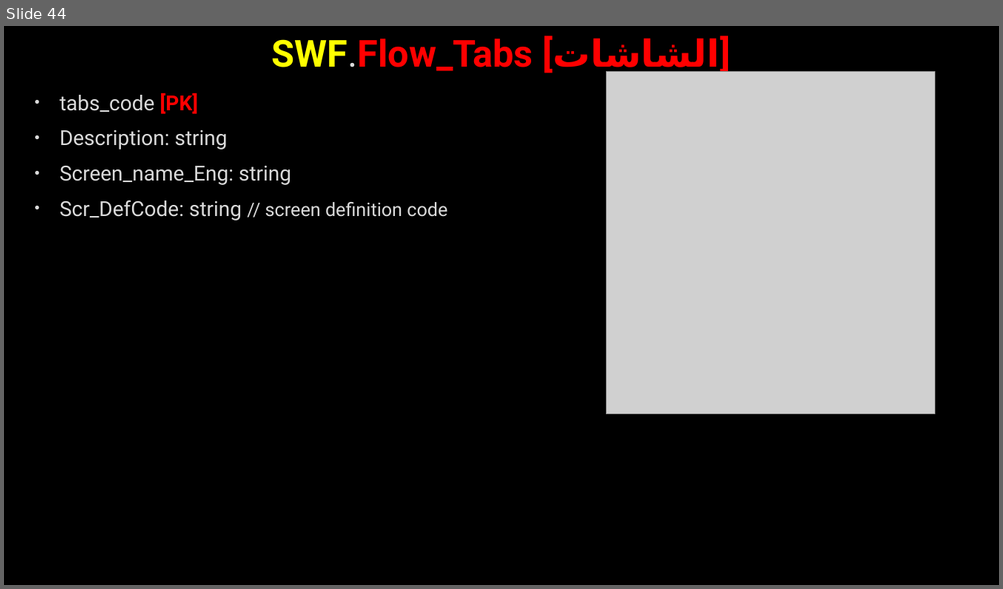
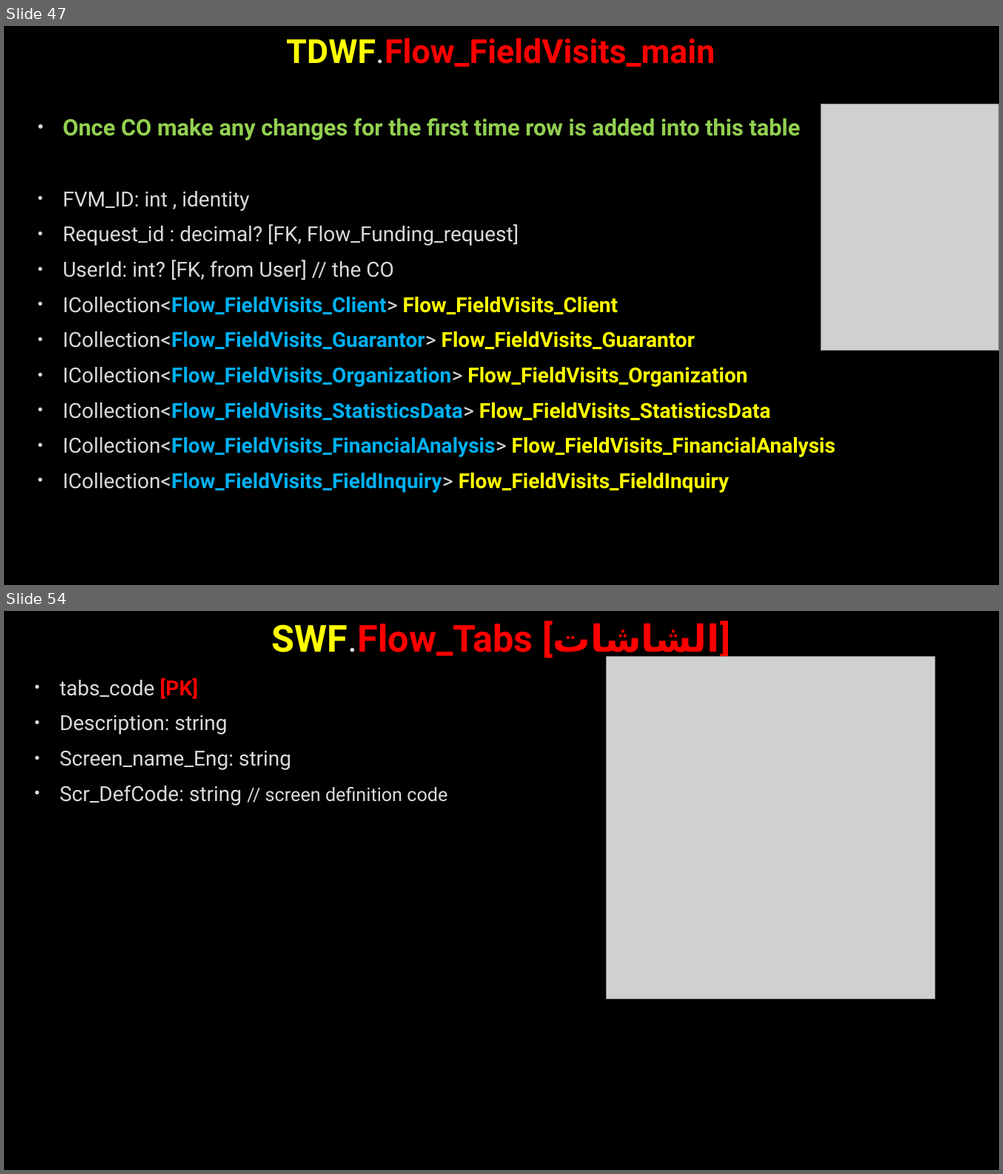
Before and after one commit to AhmedMohamedSamir1/Summary, a slide deck: Dot Net/Business.pptx. Shown one above the other, each under a label of ours: slide 44 before the commit, slides 47 and 54 after it; the slides between them are not shown. The pictures are 1003x589 and 1003x1174 pixels, drawn with LibreOffice and Linux fonts; fonts in the diff are those of the drawing; grey boxes stand for pictures; background and template pictures are left out. Boxes give left, top, right and bottom in pixels: in the first picture for what was removed or moved away, otherwise in the second. Text is boxed around its words. In the diff, an @@ line names an element or a change of style, - is before the commit and + after.

```diff
--- a/Dot Net/Business.pptx
+++ b/Dot Net/Business.pptx
@@ slide 47 added at (x1=4, y1=26, x2=999, y2=585), background picture (left out) @@
@@ title added at (x1=286, y1=38, x2=714, y2=67), 32 pt, text #FF0000, bold @@
+TDWF.Flow_FieldVisits_main
@@ picture added at (x1=821, y1=104, x2=999, y2=351) @@
@@ text added at (x1=62, y1=118, x2=835, y2=493), 20 pt, text #DADADA, bold @@
+• Once CO make any changes for the first time row is added into this table
+• FVM_ID: int , identity
+• Request_id : decimal? [FK, Flow_Funding_request]
+• UserId: int? [FK, from User] // the CO
+• ICollection<Flow_FieldVisits_Client> Flow_FieldVisits_Client
+• ICollection<Flow_FieldVisits_Guarantor> Flow_FieldVisits_Guarantor
+• ICollection<Flow_FieldVisits_Organization> Flow_FieldVisits_Organization
+• ICollection<Flow_FieldVisits_StatisticsData> Flow_FieldVisits_StatisticsData
+• ICollection<Flow_FieldVisits_FinancialAnalysis> Flow_FieldVisits_FinancialAnalysis
+• ICollection<Flow_FieldVisits_FieldInquiry> Flow_FieldVisits_FieldInquiry
@@ what was slide 44 is now slide 54 @@
```
Also in this commit, not shown: 6 slides changed, 16 other slides added, 4 other files.
